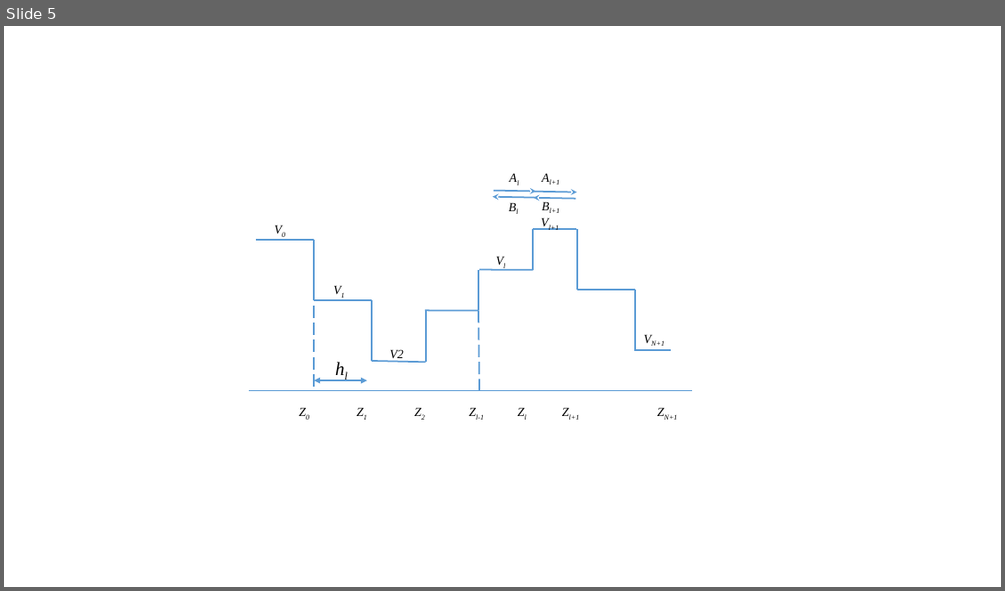
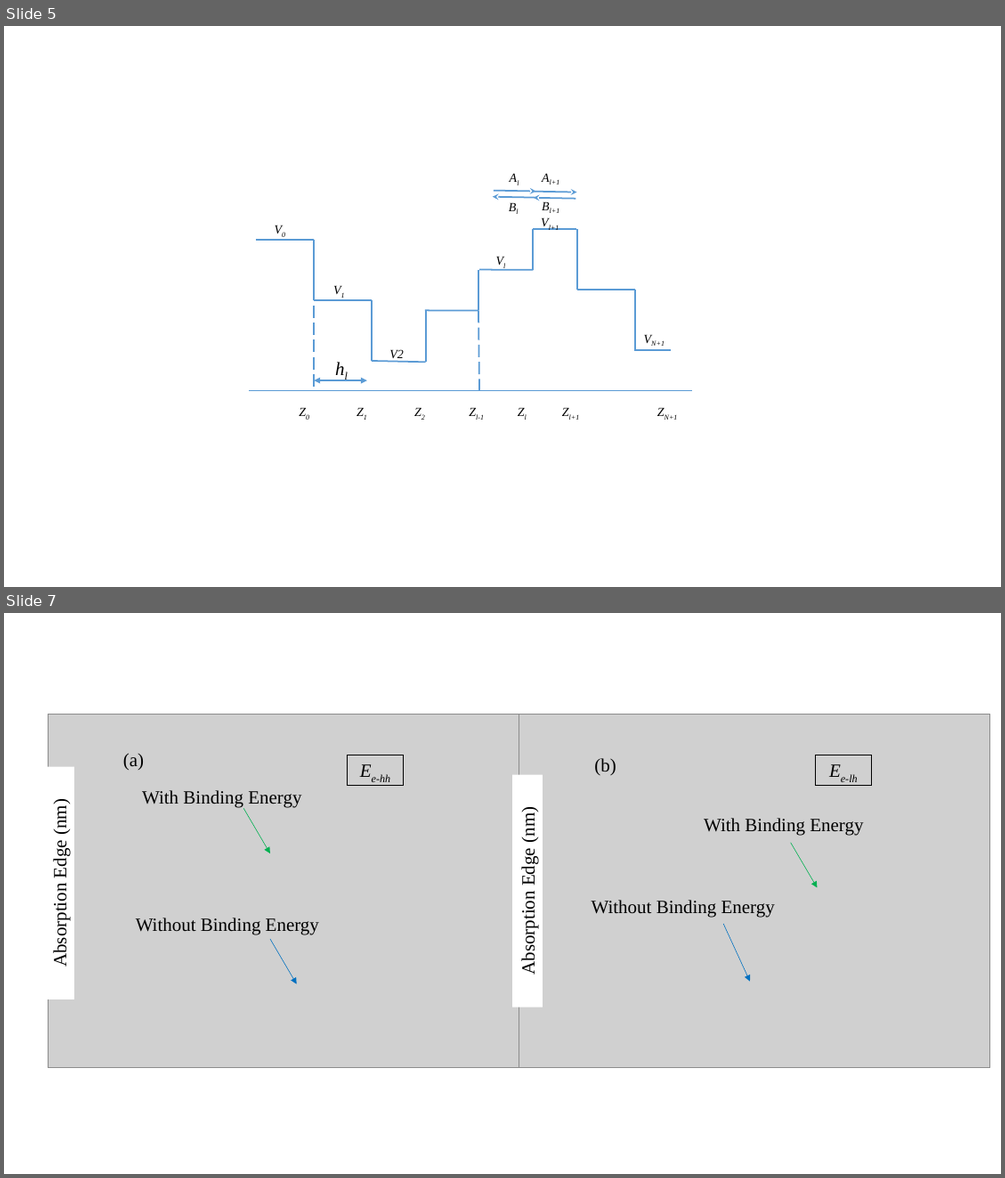
Before and after one commit to huangqiangsheng/thesis, a slide deck: thesis_v1/Pictures/figure_chapter2.pptx. Shown one above the other, each under a label of ours: slide 5 before the commit, slides 5 and 7 after it; the slides between them are not shown. The pictures are 1005x591 and 1005x1178 pixels, drawn with LibreOffice and Linux fonts; fonts in the diff are those of the drawing; grey boxes stand for pictures. Boxes give left, top, right and bottom in pixels: in the first picture for what was removed or moved away, otherwise in the second. Text is boxed around its words. In the diff, an @@ line names an element or a change of style, - is before the commit and + after.

```diff
--- a/thesis_v1/Pictures/figure_chapter2.pptx
+++ b/thesis_v1/Pictures/figure_chapter2.pptx
@@ slide 7 added at <box>4,613,1001,1174</box>, background #FFFFFF @@
@@ group added at <box>44,714,990,1068</box>: 6 texts, 4 rectangles, 4 arrows, 2 pictures @@
+Ee-hh
+With Binding Energy
+Without Binding Energy
+Without Binding Energy
+With Binding Energy
+(a)
+(b)
+Ee-lh
+Absorption Edge (nm)
+Absorption Edge (nm)
```
Also in this commit, not shown: 2 slides changed, 2 other slides added, 41 other files.
